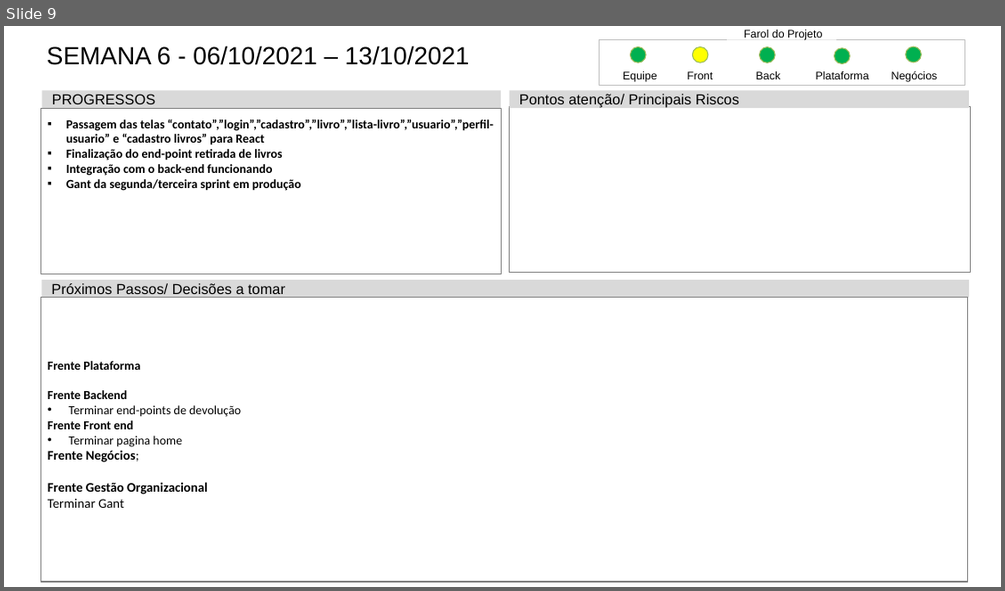
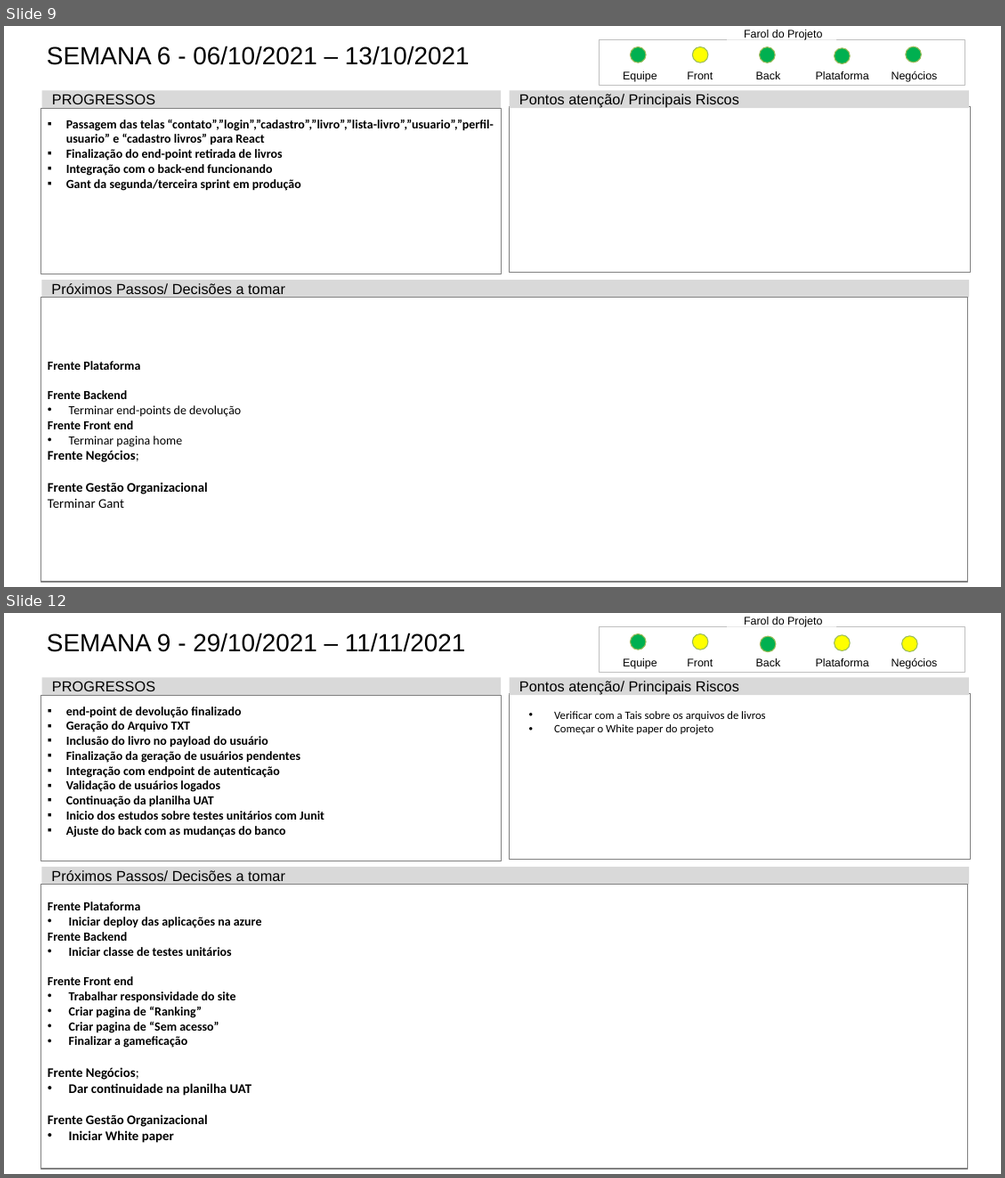
Before and after one commit to Luis-Silva80/grupo05-adsa, a slide deck: Documentação/EngenhariaDeSoftware/Mod_Status_Report-PI20202.pptx. Shown one above the other, each under a label of ours: slide 9 before the commit, slides 9 and 12 after it; the slides between them are not shown. The pictures are 1005x591 and 1005x1178 pixels, drawn with LibreOffice and Linux fonts; fonts in the diff are those of the drawing. Boxes give left, top, right and bottom in pixels: in the first picture for what was removed or moved away, otherwise in the second. Text is boxed around its words. In the diff, an @@ line names an element or a change of style, - is before the commit and + after.

```diff
--- a/Documentação/EngenhariaDeSoftware/Mod_Status_Report-PI20202.pptx
+++ b/Documentação/EngenhariaDeSoftware/Mod_Status_Report-PI20202.pptx
@@ slide 12 added at (4,613,1001,1174), background #FFFFFF @@
@@ title added at (47,633,466,652), 26.5 pt, text #000000 @@
+SEMANA 9 - 29/10/2021 – 11/11/2021
@@ rectangle added at (599,626,965,673), outline #BFBFBF 0.5 pt @@
@@ ellipse added at (630,634,646,649), fill #00B050, outline #9BBB59 1 pt @@
@@ ellipse added at (692,634,708,649), fill #FFFF00, outline #9BBB59 1 pt @@
@@ rectangle added at (727,613,837,627), fill #FFFFFF, 11.8 pt, text #000000 @@
+Farol do Projeto
@@ ellipse added at (760,636,776,651), fill #00B050, outline #9BBB59 1 pt @@
@@ ellipse added at (834,635,850,651), fill #FFFF00, outline #9BBB59 1 pt @@
@@ ellipse added at (902,636,917,651), fill #FFFF00, outline #9BBB59 1 pt @@
@@ text added at (623,658,657,669), 11.8 pt, text #000000 @@
+Equipe
@@ text added at (687,658,712,666), 11.8 pt, text #000000 @@
+Front
@@ text added at (756,658,781,666), 11.8 pt, text #000000 @@
+Back
@@ text added at (816,658,869,666), 11.8 pt, text #000000 @@
+Plataforma
@@ text added at (891,657,938,669), 11.8 pt, text #000000 @@
+Negócios
@@ rectangle added at (42,677,501,695), fill #D9D9D9, 15.4 pt, text #000000 @@
+PROGRESSOS
@@ rectangle added at (510,677,968,695), fill #D9D9D9, 15.4 pt, text #000000 @@
+Pontos atenção/ Principais Riscos
@@ rectangle added at (40,695,501,861), outline #808080 1 pt, 13.2 pt, text #000000, bold @@
+  ▪ end-point de devolução finalizado
+  ▪ Geração do Arquivo TXT
+  ▪ Inclusão do livro no payload do usuário
+  ▪ Finalização da geração de usuários pendentes
+  ▪ Integração com endpoint de autenticação
+  ▪ Validação de usuários logados
+  ▪ Continuação da planilha UAT
+  ▪ Inicio dos estudos sobre testes unitários com Junit
+  ▪ Ajuste do back com as mudanças do banco
@@ rectangle added at (510,693,970,860), outline #808080 1 pt @@
@@ text added at (554,711,765,734), 12 pt, text #000000 @@
+• Verificar com a Tais sobre os arquivos de livros
+• Começar o White paper do projeto
@@ rectangle added at (42,867,970,884), fill #D9D9D9, 15.4 pt, text #000000 @@
+Próximos Passos/ Decisões a tomar
@@ rectangle added at (40,884,968,1168), outline #808080 1 pt, 13.2 pt, text #000000, bold @@
+  Frente Plataforma
+  • Iniciar deploy das aplicações na azure
+  Frente Backend
+  • Iniciar classe de testes unitários
+  Frente Front end
+  • Trabalhar responsividade do site
+  • Criar pagina de “Ranking”
+  • Criar pagina de “Sem acesso”
+  • Finalizar a gameficação
+  Frente Negócios;
+  • Dar continuidade na planilha UAT
+  Frente Gestão Organizacional
+  • Iniciar White paper
```
Also in this commit, not shown: 2 slides changed, 1 other slide added.
